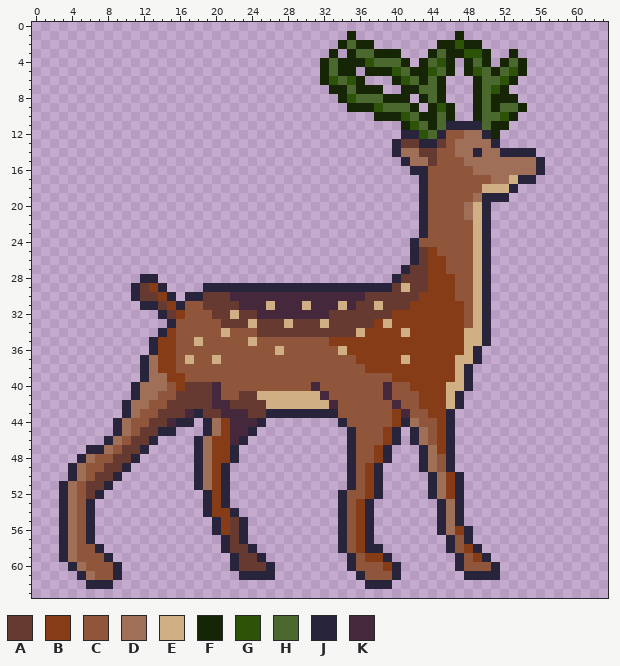
Pixel-art file -- Assets/Characters/DEER.aseprite. The picture above is the old version.
64x64 pixels, 1 frame.
Palette (. is transparent): A #663931  B #873c18  C #8f563b  D #a06f58  E #d1af85  F #152505  G #2c5308  H #4b692f  J #27243c  K #45283c
Pixels before (only the part around the change), first column x 0:
 0 ................................................................
 1 ...................................F...........F................
 2 ..................................FHFF.......FFGFF..............
 3 .................................F.FHHFFF...FHFFGGF..F..........
 4 ................................FHFFFGHHHF.FHGF.FHF.FHF.........
 5 ................................FHFF.FFFGHFFGHF.FGHFHGF.........
 6 ................................FGHGF...FGHFHF...FHHGF..........
 7 .................................FFHFFF..FFHHF...FHGF...........
 8 ..................................FGHHHFFF.FHF...FHFFF..........
 9 ...................................FFFGHHHF.FGF..FHFHHF.........
10 ......................................FFFGHFFHF..FHHGF..........
11 .........................................FGHFHJJJJHFF...........
12 .........................................JJGHJCCDDJF............
13 ........................................JAAJJACDDDDJ............
14 ........................................JDDAACCDDJDDJJJJ........
15 .........................................JDDACCCDDDDDDDDJ.......
16 ..........................................JJCCCCCDDDDDDDJ.......
17 ...........................................JCCCCCCCDDEJJ........
18 ...........................................JCCCCCCEEEJ..........
19 ...........................................JCCCCCDJJJ...........
20 ...........................................JCCCCDEJ.............
21 ...........................................JCCCCDEJ.............
22 ...........................................JCCCCCEJ.............
23 ...........................................JCCCCCEJ.............
24 ..........................................JCCCCCCEJ.............
25 ..........................................JABCCCCEJ.............
26 ..........................................JABBCCCEJ.............
27 .........................................JAABBCCCEJ.............
28 ............JJ..........................JAAABBBCCEJ.............
29 ...........JABJ....JJJJJJJJJJJJJJJJJJJJJAEAABBBCCEJ.............
30 ...........JAABJ.JJAAAKKKKKKKKKKKKKKKAAAAAABBBBCCEJ.............
31 ............JJABJCCAAAAKKKEKKKEKKKEKAAEAAABBBBBBCEJ.............
32 ..............JABCCCAAEAAKKKKKKKKAAAAAAABBBBBBBBCEJ.............
33 ...............JCCCCCAAAEAAAEAAAEAAAAABEBBBBBBBBCEJ.............
34 ..............JBCCCCCECCCAAAAAAAAAAAEBBBBEBBBBBBEEJ.............
35 .............JBBCCECCCCCECCCCCCCCBBBBBBBBBBBBBBBEEJ.............
36 .............JBBCCCCCCCCCCCECCCCCCEBBBBBBBBBBBBBEJ..............
37 ............JDBBCECCECCCCCCCCCCCCCCCBBBBBEBBBBBEEJ..............
38 ............JDBBCCCCCCCCCCCCCCCCCCCCCBBBBBBBBBBEJ...............
39 ............JDDBBCCCCCCCCCCCCCCCCCCCCCCCBBBBBBBEJ...............
40 ...........JDDDCBAAAKCCCCCCCCCCKCCCCCCCKCCBBBBEEJ...............
41 ...........JDDCCAAAAKCCAAEEEEEEEKCCCCCCKCCCBBBEJ................
42 ..........JDDCCAAAAAKKAAAAEEEEEEEKCCCCCCKCCBBBEJ................
43 ..........JDCCAAAKJAAKKKAAJJJJJJJJCCCCCCBKCCBBJ.................
44 .........JDCCAAKJJ.JDBKKKJ........JCCCCCBJDCCBJ.................
45 .........JDCAAJJ...JDBKKJ..........JCCCBJ.JDCBJ.................
46 ........JDCAAJ....JDBBKJ...........JCCCBJ.JDCBJ.................
47 ......JJDCAAJ.....JDBBJ............JCCBJ...JDBJ.................
48 .....JDCCAAJ......JDBBJ............JCCBJ...JDCJ.................
49 ....JDCCAAJ.......JDBJ.............JCBJ....JDCJ.................
50 ....JDCAAJ........JDBJ.............JCBJ.....JDBJ................
51 ...JDCAAJ.........JDBJ.............JCBJ.....JDBJ................
52 ...JDCAJ...........JBJ............JCCBJ.....JDBJ................
53 ...JDCJ............JBJ............JCBJ.......JDJ................
54 ...JDCJ............JBBJ...........JCBJ.......JDJ................
55 ...JDCJ.............JBAJ..........JCBJ.......JDJ................
56 ...JDCJ.............JBAJ..........JCBJ.......JDBJ...............
57 ...JDCJ..............JAJ..........JCBJ........JCJ...............
58 ...JDCCJ.............JAAJ.........JCBJJ.......JCBJ..............
59 ...JDCCCJ.............JAAJ.........JCBBJ.......JCBJ.............
60 ....JDCCCJ............JAAAJ........JCCCBJ......JCCCJ............
61 .....JDCCJ.............JJJJ.........JCCCJ.......JJJJ............
62 ......JJJ............................JJJ........................
63 ................................................................
After the commit:
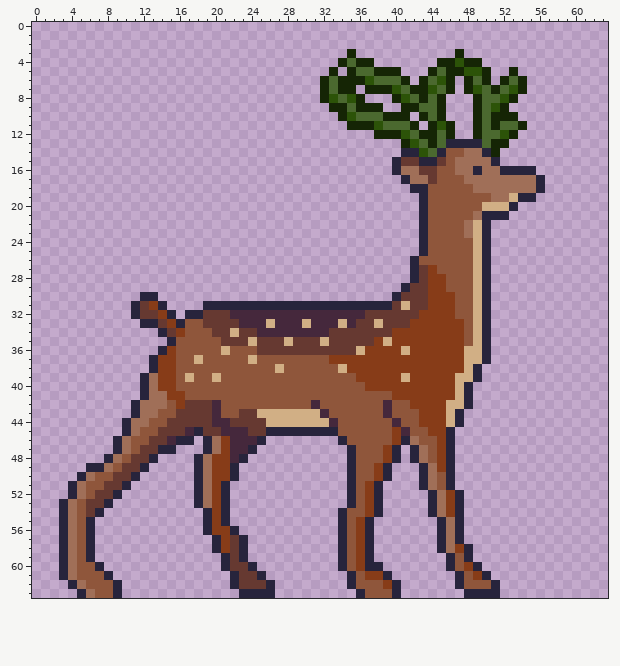
Changes in this commit:
Changed rows in their new state; - is an unchanged pixel.
Layer "Layer 2":
first column x 3:
 1 --------------------------------.-----------.---------
 2 -------------------------------....-------.....-------
 3 ------------------------------.--.....---...-...--.---
 4 -----------------------------..-H-F....-..F-G-F.-...--
 5 -----------------------------.F.-HH--F...F--FG-F..F.--
 6 ------------------------------HFF-GHHHF.--GF-FHF.FHF--
 7 -----------------------------FH-F.--FGH-FGHF-FG-FHGF--
 8 -----------------------------FGH-F...-GH--------HG----
 9 ------------------------------FFH--F..F-HHF.----GF..--
10 -------------------------------FGHHH--F.-HF.----FF----
11 --------------------------------FFFGHHHF.-GF..F--HHF--
12 -----------------------------------FFFGHFFHF..FHHGF---
13 -------------------------------------.FGHFHJJJJHFF----
14 -------------------------------------.JJGHJ-C-DJF....-
15 -------------------------------------JAAJJA-D---J.....
16 -------------------------------------JDDAA--DDJ--JJJJ.
17 --------------------------------------JDDA---DDD--DDDJ
18 ---------------------------------------J------DDDDDDDJ
19 ----------------------------------------------CCDDEJJ-
20 ---------------------------------------------CCEEEJ---
21 ---------------------------------------------CD-JJ----
22 ---------------------------------------------D--------
23 ---------------------------------------------D--------
24 ---------------------------------------.J-------------
25 ---------------------------------------.JC------------
26 ----------------------------------------CCC-----------
27 --------------------------------------.J--C-----------
28 ---------..--------------------------..J---C----------
29 --------....----......................J----C----------
30 --------.JJ..-.......................J--A-------------
31 --------JABJ....JJJJJJJJJJJJJJJJJJJJJ-EAA---C---------
32 --------JAABJ.JJA--KKK--------KKKK---AAA----C---------
33 ---------JJABJ--AA--KKKEKKKEKKKEK--EAAA---------------
34 ------------AB---AAEAAKKKKKKKK---AAAA-B------C--------
35 ----------..J--C--AAA-AAAEAAAEAAAAA-E--------C--------
36 ----------.J------E---AAAAAAAAAAAE----E-------EJ------
37 ---------.J---CE-C---E--------BBB-----B-----B-EJ------
38 ---------.J-------------E------EBB----------BEJ-------
39 -----------B-CE--E---------------BBBB-E------EJ-------
40 --------.J-BBCCCCC----------C-----BBBBB----B----------
41 --------.J-DBBCCCC--CCCCCCCCCC------CBBB---BEJ--------
42 -------.J-DDCB----CCCCCCCCCCKCC-----KC-B----EJ--------
43 -------.JDDCC-AA-KCCA-EEEEEEEKC-----KCC-B--EJ---------
44 ------.JDDCCAAAAAKKAAAAEEEEEEEKC-----KCCBB-EJ---------
45 ------.JDCCAAAKJAAK--AAJJJJJJJJCC---CBKCCB------------
46 -----.JDCCAAKJJ.JD--KKJ--------JC---CBJDC-------------
47 ---...JDCAAJJ--.JD-KKJ-------------CBJ-JDC------------
48 --...JDCAAJ--------KJ--------------CBJ-JDCB-----------
49 -..JJDCAAJ--------BJ--------------CBJ-----B-----------
50 -.JDCCAAJ---------BJ--------------CBJ---JDCJ.---------
51 .JDCCAAJ--------------------------------JDCJ.---------
52 .JDCAAJ--------JD--------------.J---------------------
53 ---AAJ---------JD--------------.JCBJ-----JDB----------
54 ---AJ-------------J.-------------CBJ-----JDB----------
55 ----------------JBJ..---------------------------------
56 ----------------JB-J.-----------------------J.--------
57 -----------------JB-----------------------JDJ.--------
58 ---J.------------JB-J.-------------.------JDBJ.-------
59 ---J..------------JAJ..--------JCBJ..------JCJ..------
60 JDC-J..-----------JA-J..-------JCBJJ..-----JCBJ..-----
61 JDCC-J.------------JAA-.--------JCBBJ.------JCB-.-----
62 -JDCCCJ------------JAAAJ--------JCCCBJ------JCCCJ-----
63 --JDCCJ-------------JJJJ---------JCCCJ-------JJJJ-----
Changed places in both pictures, as pixel boxes (x1, y1, x2, y2):
changed: (59, 31, 545, 598)
